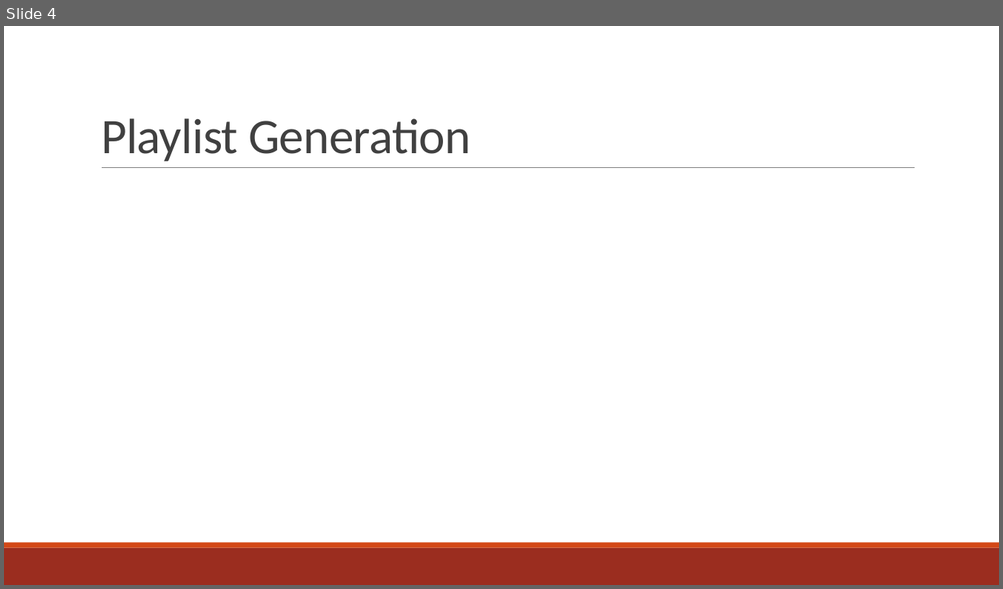
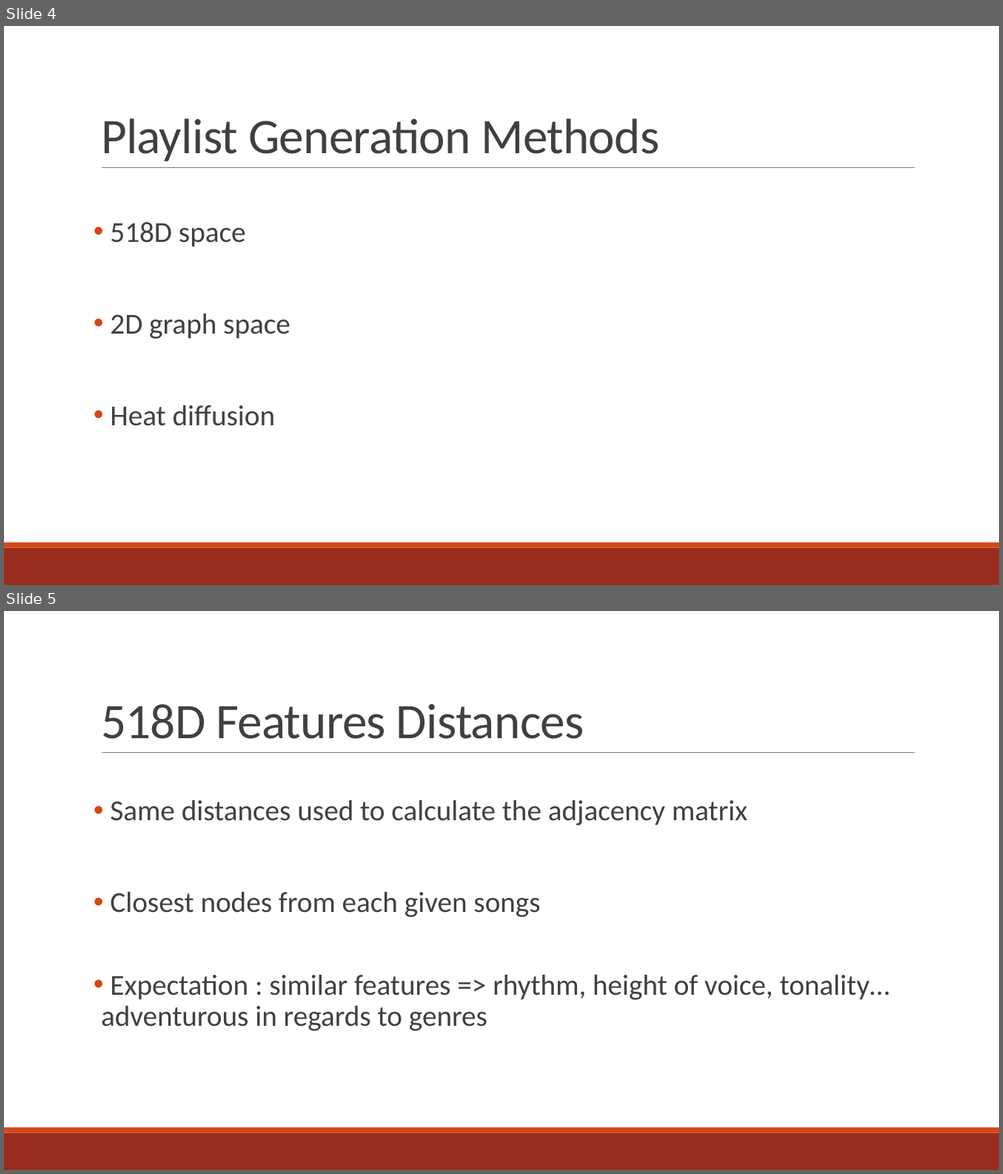
Before and after one commit to TTimTT/NTDS_Project, a slide deck: Project/Oral/Project_Presentation.pptx. Shown one above the other, each under a label of ours: slide 4 before the commit, slides 4 and 5 after it. The pictures are 1003x589 and 1003x1174 pixels, drawn with LibreOffice and Linux fonts; fonts in the diff are those of the drawing. Boxes give left, top, right and bottom in pixels: in the first picture for what was removed or moved away, otherwise in the second. Text is boxed around its words. In the diff, an @@ line names an element or a change of style, - is before the commit and + after.

```diff
--- a/Project/Oral/Project_Presentation.pptx
+++ b/Project/Oral/Project_Presentation.pptx
@@ slide 5 added at <box>4,611,999,1170</box>, background #FFFFFF; not listed: 3 template elements that a slide beside it also shows @@
@@ title added at <box>101,704,584,739</box>, 48 pt, text #404040 @@
+518D Features Distances
@@ text added at <box>101,800,890,1031</box>, 28 pt, text #404040 @@
+• Same distances used to calculate the adjacency matrix
+• Closest nodes from each given songs
+• Expectation : similar features => rhythm, height of voice, tonality… adventurous in regards to genres
@@ slide 4 changed as well @@
@@ title at <box>101,118,659,161</box>: text changed @@
-Playlist Generation
+Playlist Generation Methods
@@ text added at <box>110,222,290,426</box>, 28 pt, text #404040 @@
+• 518D space
+• 2D graph space
+• Heat diffusion
```
Also in this commit, not shown: 3 other slides changed, 3 other slides added, 4 slides removed.
